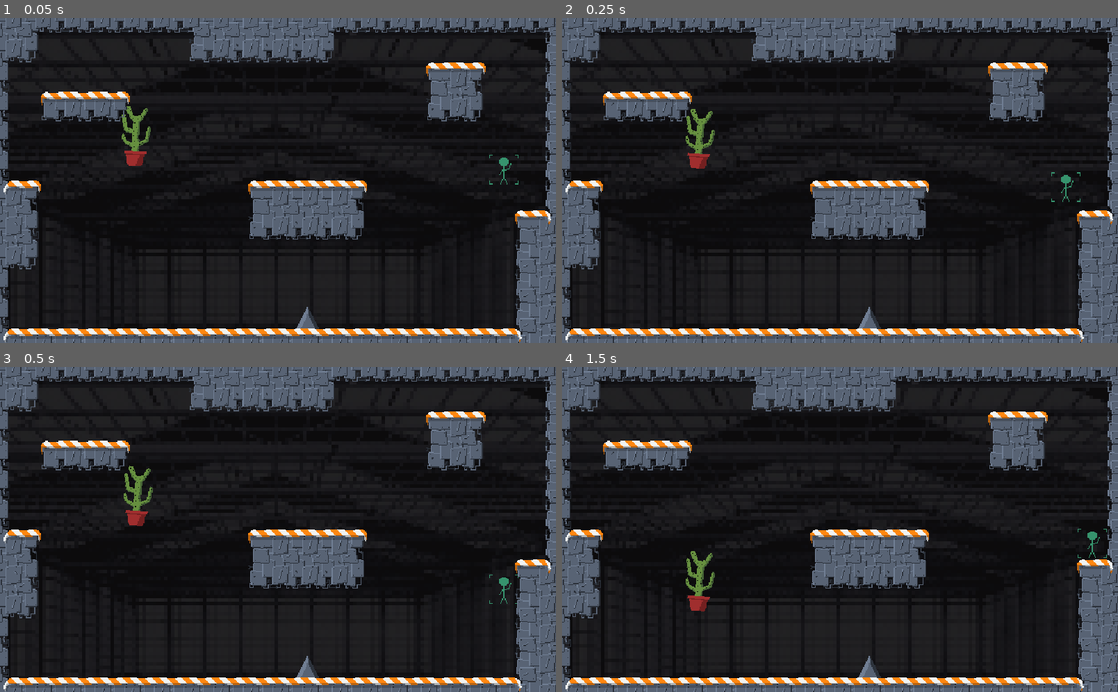
Above: before the commit, frames 1-4 (two rows, left to right).
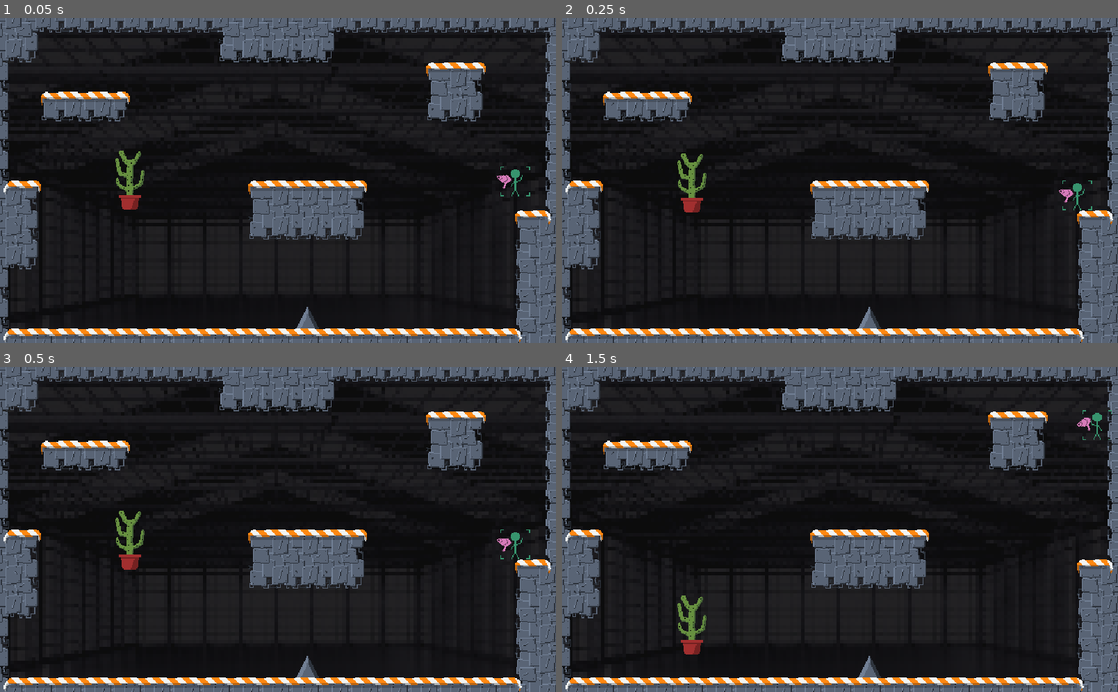
Above: after the commit, the same moments.

Repository: SanderVanhove/GDWJ-31
Game: Godot game, scene res://game.tscn
Same seed, same stepped clock (60 frames per second), same inputs: the game is played once before the commit and once after it.
Inputs (mouse positions are in pixels of both pictures, inside the frame that each line leads up to):
- Up to frame 1 (0.05 s): no input
- Up to frame 2 (0.25 s): no input
- Up to frame 3 (0.5 s): no input
- Up to frame 4 (1.5 s): move the mouse to (962, 513) at 0.52 s; hold Right (ui_right) from 0.53 s (still down); tap Up (ui_up) at 0.77 s; move the mouse to (728, 545) at 1.27 s

The runs differ from the first frame. In frame 1, 1.6% of the frame differs, in the area x 20-96%, y 1-59%; in frame 2, 1.6%; in frame 3, 1.6%, in the area x 20-96%, y 1-73%; in frame 4, 1.6%.

Commit message:
Add hairdryer

Diff:
--- a/Game Jam Game/game.tscn
+++ b/Game Jam Game/game.tscn
@@ -6,6 +6,15 @@
 [ext_resource path="res://assets/tile_set.png" type="Texture" id=4]
 [ext_resource path="res://assets/background.png" type="Texture" id=5]
 
+[sub_resource type="ConvexPolygonShape2D" id=1]
+points = PoolVector2Array( 0, 0, 32, 0, 32, 32, 0, 32 )
+
+[sub_resource type="ConvexPolygonShape2D" id=2]
+points = PoolVector2Array( 0, 0, 32, 0, 32, 32, 0, 32 )
+
+[sub_resource type="ConvexPolygonShape2D" id=3]
+points = PoolVector2Array( 0, 0, 32, 0, 32, 32, 0, 32 )
+
 [sub_resource type="ConvexPolygonShape2D" id=4]
 points = PoolVector2Array( 0, 0, 32, 0, 32, 32, 0, 32 )
 
@@ -57,16 +66,7 @@
 [sub_resource type="ConvexPolygonShape2D" id=20]
 points = PoolVector2Array( 0, 0, 32, 0, 32, 32, 0, 32 )
 
-[sub_resource type="ConvexPolygonShape2D" id=21]
-points = PoolVector2Array( 0, 0, 32, 0, 32, 32, 0, 32 )
-
-[sub_resource type="ConvexPolygonShape2D" id=22]
-points = PoolVector2Array( 0, 0, 32, 0, 32, 32, 0, 32 )
-
-[sub_resource type="ConvexPolygonShape2D" id=23]
-points = PoolVector2Array( 0, 0, 32, 0, 32, 32, 0, 32 )
-
-[sub_resource type="TileSet" id=24]
+[sub_resource type="TileSet" id=21]
 0/name = "tile_set.png 0"
 0/texture = ExtResource( 4 )
 0/tex_offset = Vector2( 0, 0 )
@@ -86,128 +86,128 @@
 0/navigation_offset = Vector2( 0, 0 )
 0/shape_offset = Vector2( 0, 0 )
 0/shape_transform = Transform2D( 1, 0, 0, 1, 0, 0 )
-0/shape = SubResource( 4 )
+0/shape = SubResource( 1 )
 0/shape_one_way = false
 0/shape_one_way_margin = 1.0
 0/shapes = [ {
 "autotile_coord": Vector2( 0, 0 ),
 "one_way": false,
 "one_way_margin": 1.0,
+"shape": SubResource( 1 ),
+"shape_transform": Transform2D( 1, 0, 0, 1, 0, 0 )
+}, {
+"autotile_coord": Vector2( 1, 0 ),
+"one_way": false,
+"one_way_margin": 1.0,
+"shape": SubResource( 2 ),
+"shape_transform": Transform2D( 1, 0, 0, 1, 0, 0 )
+}, {
+"autotile_coord": Vector2( 2, 0 ),
+"one_way": false,
+"one_way_margin": 1.0,
+"shape": SubResource( 3 ),
+"shape_transform": Transform2D( 1, 0, 0, 1, 0, 0 )
+}, {
+"autotile_coord": Vector2( 3, 0 ),
+"one_way": false,
+"one_way_margin": 1.0,
 "shape": SubResource( 4 ),
 "shape_transform": Transform2D( 1, 0, 0, 1, 0, 0 )
 }, {
-"autotile_coord": Vector2( 1, 0 ),
+"autotile_coord": Vector2( 4, 0 ),
 "one_way": false,
 "one_way_margin": 1.0,
 "shape": SubResource( 5 ),
 "shape_transform": Transform2D( 1, 0, 0, 1, 0, 0 )
 }, {
-"autotile_coord": Vector2( 2, 0 ),
+"autotile_coord": Vector2( 5, 0 ),
 "one_way": false,
 "one_way_margin": 1.0,
 "shape": SubResource( 6 ),
 "shape_transform": Transform2D( 1, 0, 0, 1, 0, 0 )
 }, {
-"autotile_coord": Vector2( 3, 0 ),
+"autotile_coord": Vector2( 0, 1 ),
 "one_way": false,
 "one_way_margin": 1.0,
 "shape": SubResource( 7 ),
 "shape_transform": Transform2D( 1, 0, 0, 1, 0, 0 )
 }, {
-"autotile_coord": Vector2( 4, 0 ),
+"autotile_coord": Vector2( 1, 1 ),
 "one_way": false,
 "one_way_margin": 1.0,
 "shape": SubResource( 8 ),
 "shape_transform": Transform2D( 1, 0, 0, 1, 0, 0 )
 }, {
-"autotile_coord": Vector2( 5, 0 ),
+"autotile_coord": Vector2( 2, 1 ),
 "one_way": false,
 "one_way_margin": 1.0,
 "shape": SubResource( 9 ),
 "shape_transform": Transform2D( 1, 0, 0, 1, 0, 0 )
 }, {
-"autotile_coord": Vector2( 0, 1 ),
+"autotile_coord": Vector2( 3, 1 ),
 "one_way": false,
 "one_way_margin": 1.0,
 "shape": SubResource( 10 ),
 "shape_transform": Transform2D( 1, 0, 0, 1, 0, 0 )
 }, {
-"autotile_coord": Vector2( 1, 1 ),
+"autotile_coord": Vector2( 4, 1 ),
 "one_way": false,
 "one_way_margin": 1.0,
 "shape": SubResource( 11 ),
 "shape_transform": Transform2D( 1, 0, 0, 1, 0, 0 )
 }, {
-"autotile_coord": Vector2( 2, 1 ),
+"autotile_coord": Vector2( 5, 1 ),
 "one_way": false,
 "one_way_margin": 1.0,
 "shape": SubResource( 12 ),
 "shape_transform": Transform2D( 1, 0, 0, 1, 0, 0 )
 }, {
-"autotile_coord": Vector2( 3, 1 ),
+"autotile_coord": Vector2( 0, 2 ),
 "one_way": false,
 "one_way_margin": 1.0,
 "shape": SubResource( 13 ),
 "shape_transform": Transform2D( 1, 0, 0, 1, 0, 0 )
 }, {
-"autotile_coord": Vector2( 4, 1 ),
+"autotile_coord": Vector2( 1, 2 ),
 "one_way": false,
 "one_way_margin": 1.0,
 "shape": SubResource( 14 ),
 "shape_transform": Transform2D( 1, 0, 0, 1, 0, 0 )
 }, {
-"autotile_coord": Vector2( 5, 1 ),
+"autotile_coord": Vector2( 2, 2 ),
 "one_way": false,
 "one_way_margin": 1.0,
 "shape": SubResource( 15 ),
 "shape_transform": Transform2D( 1, 0, 0, 1, 0, 0 )
 }, {
-"autotile_coord": Vector2( 0, 2 ),
+"autotile_coord": Vector2( 3, 2 ),
 "one_way": false,
 "one_way_margin": 1.0,
 "shape": SubResource( 16 ),
 "shape_transform": Transform2D( 1, 0, 0, 1, 0, 0 )
 }, {
-"autotile_coord": Vector2( 1, 2 ),
+"autotile_coord": Vector2( 0, 3 ),
 "one_way": false,
 "one_way_margin": 1.0,
 "shape": SubResource( 17 ),
 "shape_transform": Transform2D( 1, 0, 0, 1, 0, 0 )
 }, {
-"autotile_coord": Vector2( 2, 2 ),
+"autotile_coord": Vector2( 1, 3 ),
 "one_way": false,
 "one_way_margin": 1.0,
 "shape": SubResource( 18 ),
 "shape_transform": Transform2D( 1, 0, 0, 1, 0, 0 )
 }, {
-"autotile_coord": Vector2( 3, 2 ),
+"autotile_coord": Vector2( 2, 3 ),
 "one_way": false,
 "one_way_margin": 1.0,
 "shape": SubResource( 19 ),
 "shape_transform": Transform2D( 1, 0, 0, 1, 0, 0 )
 }, {
-"autotile_coord": Vector2( 0, 3 ),
+"autotile_coord": Vector2( 3, 3 ),
 "one_way": false,
 "one_way_margin": 1.0,
 "shape": SubResource( 20 ),
-"shape_transform": Transform2D( 1, 0, 0, 1, 0, 0 )
-}, {
-"autotile_coord": Vector2( 1, 3 ),
-"one_way": false,
-"one_way_margin": 1.0,
-"shape": SubResource( 21 ),
-"shape_transform": Transform2D( 1, 0, 0, 1, 0, 0 )
-}, {
-"autotile_coord": Vector2( 2, 3 ),
-"one_way": false,
-"one_way_margin": 1.0,
-"shape": SubResource( 22 ),
-"shape_transform": Transform2D( 1, 0, 0, 1, 0, 0 )
-}, {
-"autotile_coord": Vector2( 3, 3 ),
-"one_way": false,
-"one_way_margin": 1.0,
-"shape": SubResource( 23 ),
 "shape_transform": Transform2D( 1, 0, 0, 1, 0, 0 )
 } ]
 0/z_index = 0
@@ -216,25 +216,25 @@
 
 [node name="Sprite" type="Sprite" parent="."]
 modulate = Color( 0.145098, 0.141176, 0.145098, 1 )
-position = Vector2( 320, 320 )
+position = Vector2( 320, 288 )
 scale = Vector2( 3.85006, 3.85006 )
 texture = ExtResource( 5 )
 
 [node name="player" parent="." instance=ExtResource( 1 )]
-position = Vector2( 563.854, 179.159 )
+position = Vector2( 576, 192 )
 movement_speed = 300
 
 [node name="spike" parent="." instance=ExtResource( 2 )]
 position = Vector2( 352, 360.875 )
 
 [node name="cactus" parent="." instance=ExtResource( 3 )]
-position = Vector2( 164.169, 176.363 )
+position = Vector2( 160, 224 )
 
 [node name="TileMap" type="TileMap" parent="."]
-tile_set = SubResource( 24 )
+tile_set = SubResource( 21 )
 cell_size = Vector2( 32, 32 )
 format = 1
-tile_data = PoolIntArray( -1, 0, 0, -65536, 0, 1, -65535, 0, …(345 unchanged characters)… 1073, 5, 0, 131073, 6, 0, 131073, 7, 0, 5, 8, 0, 65537, 9, 0, 65537, 10, 0, 65537, 11, 0, 4, 12, 0, 131073, 13, 0, 131073, 14, 0, 131073, 15, 0, 131073, 16, 0, 131073, 17, 0, 131073, 18, 0, 131073, 19, 0, 5, 20, 0, 65538, 131071, 0, 65536, 65536, 0, 4, 65537, 0, 131074, 65543, 0, 131072, 65544, 0, 131073, 65545, 0, 131073, 65546, 0, 131073, 65 …(1814 unchanged characters)…
+tile_data = PoolIntArray( -1, 0, 0, -65536, 0, 1, -65535, 0, …(345 unchanged characters)… 1073, 5, 0, 131073, 6, 0, 131073, 7, 0, 131073, 8, 0, 5, 9, 0, 65537, 10, 0, 65537, 11, 0, 4, 12, 0, 131073, 13, 0, 131073, 14, 0, 131073, 15, 0, 131073, 16, 0, 131073, 17, 0, 131073, 18, 0, 131073, 19, 0, 5, 20, 0, 65538, 131071, 0, 65536, 65536, 0, 4, 65537, 0, 131074, 65544, 0, 131072, 65545, 0, 131073, 65546, 0, 131073, 65 …(1814 unchanged characters)…
 
 [node name="Camera" type="Camera2D" parent="."]
 position = Vector2( 320, 192 )
--- a/Game Jam Game/project.godot
+++ b/Game Jam Game/project.godot
@@ -60,5 +60,6 @@
 
 [rendering]
 
+quality/driver/driver_name="GLES2"
 environment/default_clear_color=Color( 0.623529, 0.623529, 0.623529, 1 )
 environment/default_environment="res://default_env.tres"
--- /dev/null
+++ b/Game Jam Game/scenes/hairdryer.gd
@@ -0,0 +1,7 @@
+extends Node2D
+
+
+func _process(delta: float) -> void:
+	var mouse_pos: Vector2 = get_global_mouse_position()
+
+	rotate(get_angle_to(mouse_pos) + PI)
--- /dev/null
+++ b/Game Jam Game/scenes/hairdryer.tscn
@@ -0,0 +1,10 @@
+[gd_scene load_steps=3 format=2]
+
+[ext_resource path="res://assets/hairdryer.png" type="Texture" id=1]
+[ext_resource path="res://scenes/hairdryer.gd" type="Script" id=2]
+
+[node name="hairdryer" type="Node2D"]
+script = ExtResource( 2 )
+
+[node name="Sprite" type="Sprite" parent="."]
+texture = ExtResource( 1 )
--- a/Game Jam Game/scenes/player.tscn
+++ b/Game Jam Game/scenes/player.tscn
@@ -1,7 +1,8 @@
-[gd_scene load_steps=4 format=2]
+[gd_scene load_steps=5 format=2]
 
 [ext_resource path="res://assets/player.png" type="Texture" id=1]
 [ext_resource path="res://scripts/player.gd" type="Script" id=2]
+[ext_resource path="res://scenes/hairdryer.tscn" type="PackedScene" id=3]
 
 [sub_resource type="RectangleShape2D" id=1]
 extents = Vector2( 10.3764, 15.8869 )
@@ -17,3 +18,6 @@
 
 [node name="collision_shape" type="CollisionShape2D" parent="."]
 shape = SubResource( 1 )
+
+[node name="hairdryer" parent="." instance=ExtResource( 3 )]
+position = Vector2( -13.0097, 0.372025 )
--- a/Game Jam Game/scripts/player.gd
+++ b/Game Jam Game/scripts/player.gd
@@ -9,6 +9,9 @@
 export var gravity := 10
 export var jump_height := 400
 export var max_speed := 200
+
+# internal nodes
+onready var _sprite: Sprite = $Sprite
 
 enum states {REGULAR, NO_GRAVITY}
 
@@ -55,6 +58,7 @@
 
 	# changing position
 	velocity.x = clamp(velocity.x, -max_speed, max_speed)
+	_sprite.flip_h = velocity.x > 0
 	velocity = move_and_slide(velocity, UP)
 
 func _die():
Binary file added: Game Jam Game/assets/hairdryer.aseprite
Binary file added: Game Jam Game/assets/hairdryer.png
Not shown, added: Game Jam Game/assets/hairdryer.png.import
